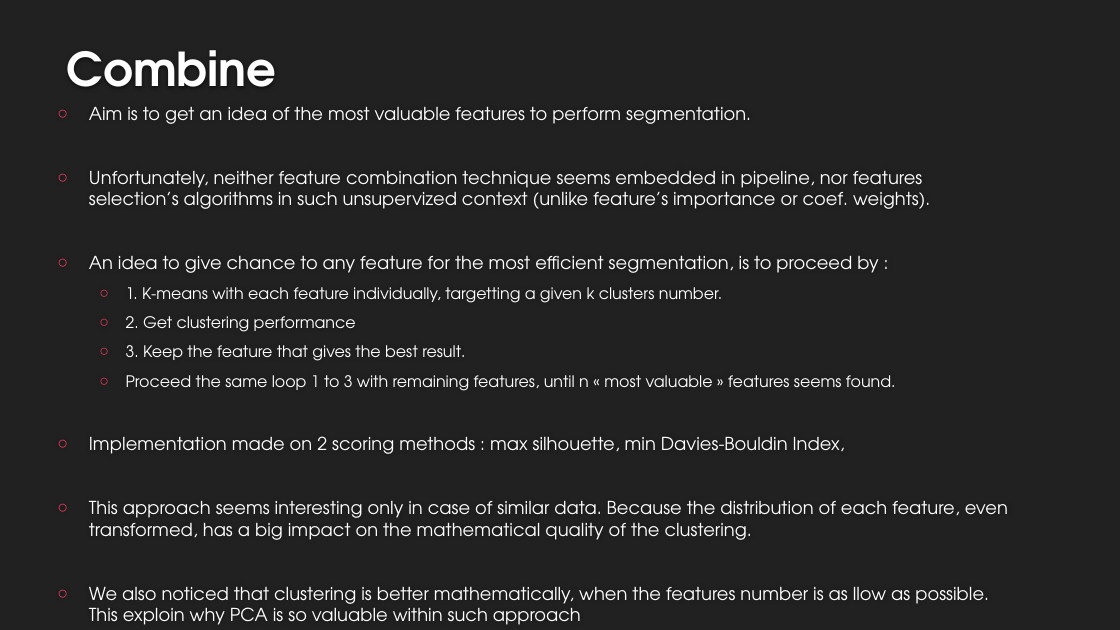
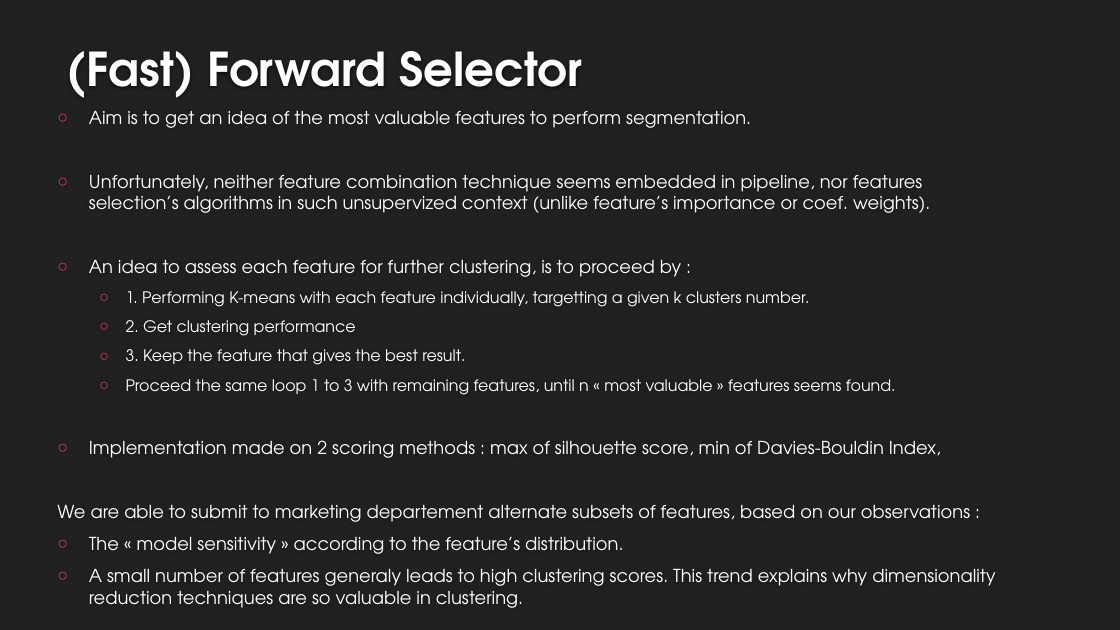
Before and after one commit to EtienneLardeur/P5_CustomerSegmentation, a slide deck: slide 12 of P5Olist_Présentation_initiale.pptx (slide 11 before the commit). Drawn at 1120x630 pixels with LibreOffice and Linux fonts; fonts in the diff are those of the drawing; background and template pictures are left out. Boxes give left, top, right and bottom in pixels: in the first picture for what was removed or moved away, otherwise in the second. Text is boxed around its words. In the diff, an @@ line names an element or a change of style, - is before the commit and + after.

```diff
--- a/P5Olist_Présentation_initiale.pptx
+++ b/P5Olist_Présentation_initiale.pptx
@@ title at (67, 51, 582, 98): text changed @@
-Combine
+(Fast) Forward Selector
@@ text "Aim is to get an ...": place and size @@
-text "Aim is to get an ..." at (89, 171, 1008, 625)
+text "Aim is to get an ..." at (57, 111, 995, 608)
@@ text at (89, 260, 810, 307): text changed; size 15.3 to 13.6 pt @@
-○ An idea to give chance to any feature for the most efficient segmentation, is to proceed by :
-  ○ 1. K-means with each feature individually, targetting a given k clusters number.
+○ An idea to assess each feature for further clustering, is to proceed by :
+  ○ 1. Performing K-means with each feature individually, targetting a given k clusters number.
@@ text at (57, 440, 995, 608): text changed @@
-○ Implementation made on 2 scoring methods : max silhouette, min Davies-Bouldin Index,
-○ This approach seems interesting only in case of similar data. Because the distribution of each feature, even transformed, has a big impact on the mathematical quality of the clustering.
-○ We also noticed that clustering is better mathematically, when the features number is as llow as possible. This exploin why PCA is so valuable within such approach
+○ Implementation made on 2 scoring methods : max of silhouette score, min of Davies-Bouldin Index,
+We are able to submit to marketing departement alternate subsets of features, based on our observations :
+○ The « model sensitivity » according to the feature’s distribution.
+○ A small number of features generaly leads to high clustering scores. This trend explains why dimensionality reduction techniques are so valuable in clustering.
```
Also in this commit, not shown: 4 other slides changed, 5 slides added.
